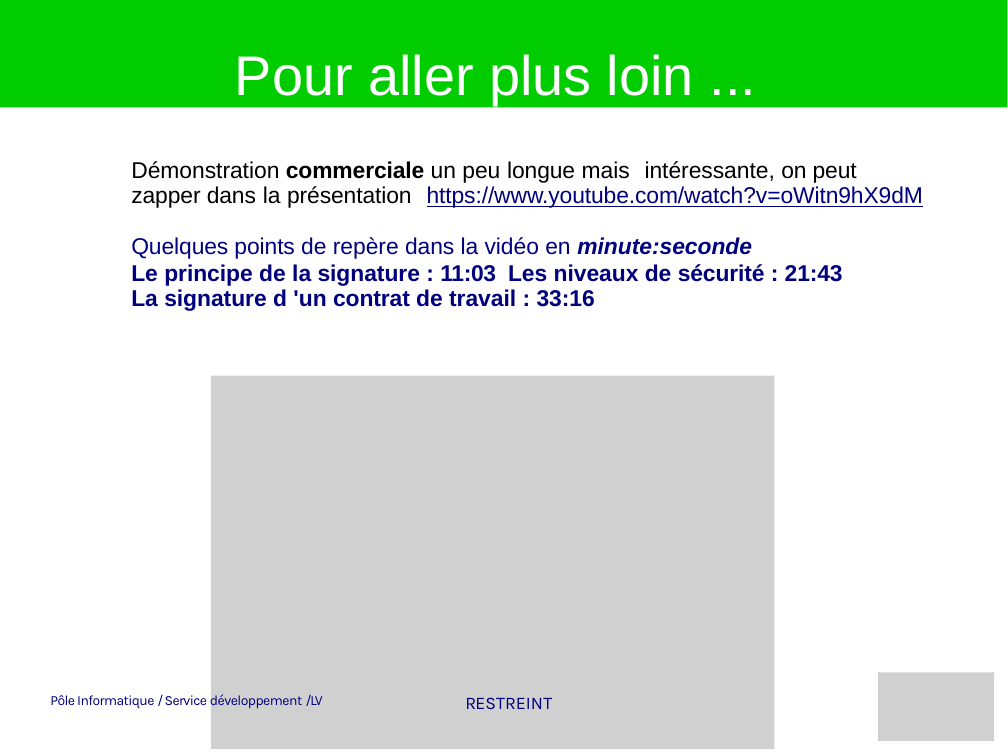
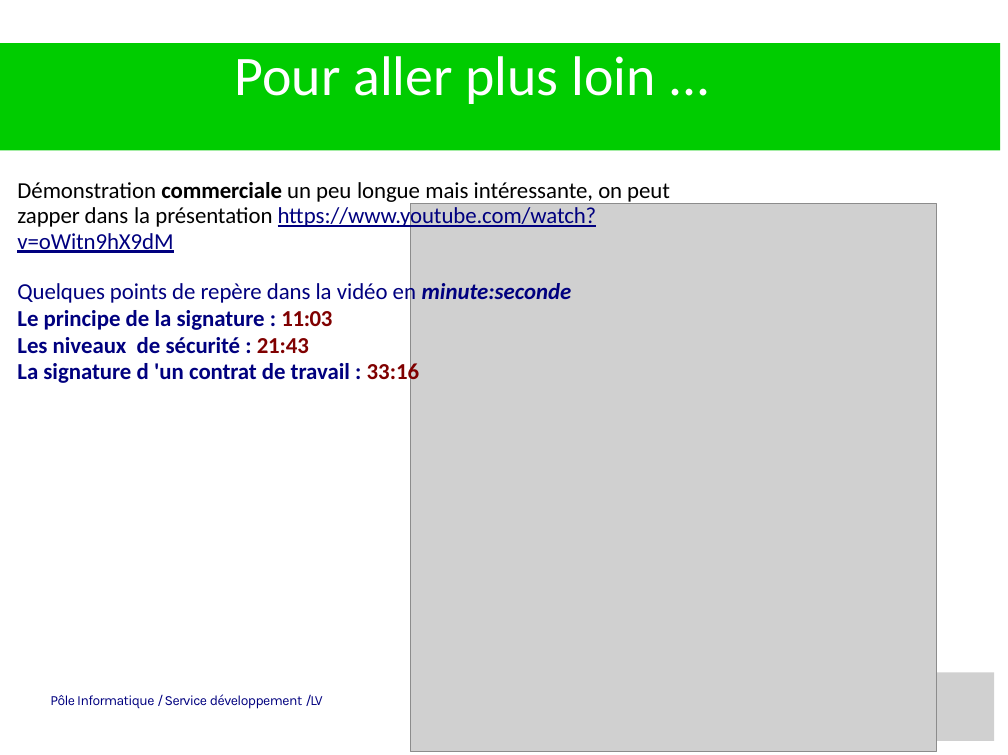
Before and after one commit to heylve/current, a slide deck: slide 12 of Presentations/la_signature_electronique_cest_quoi.odp (slide 13 before the commit). Drawn at 1008x755 pixels with LibreOffice and Linux fonts; fonts in the diff are those of the drawing; grey boxes stand for pictures; background and template pictures are left out. Boxes give left, top, right and bottom in pixels: in the first picture for what was removed or moved away, otherwise in the second. Text is boxed around its words. In the diff, an @@ line names an element or a change of style, - is before the commit and + after.

Commit message:
signature elect

```diff
--- a/Presentations/la_signature_electronique_cest_quoi.odp
+++ b/Presentations/la_signature_electronique_cest_quoi.odp
@@ freeform shape: place and size @@
-freeform shape at (0,0,1007,107)
+freeform shape at (0,43,1000,150)
@@ title "Pour aller plus loin ..." at (235,56,655,104): font Arial to Calibri @@
@@ text "Démonstration commerciale un peu longue ...": place and size @@
-text "Démonstration commerciale un peu longue ..." at (131,161,923,311)
+text "Démonstration commerciale un peu longue ..." at (17,182,670,385)
@@ text at (17,182,670,385): font Arial to Calibri in "Démonstration commerciale un peu longue mais intéressante, ...", "Quelques points de repère dans la vidéo ...", "La signature d 'un contrat de travail ..."; text colour #00007F to #800000 in "33:16" @@
@@ picture: place and size @@
-picture at (211,376,775,749)
+picture at (410,204,937,752)
@@ text at (17,310,332,353): text changed; font Arial to Calibri @@
-Le principe de la signature : 11:03 Les niveaux de sécurité : 21:43
+Le principe de la signature : 11:03
+Les niveaux de sécurité : 21:43
```
Also in this commit, not shown: 10 other slides changed, 1 slide added, 2 slides removed, 5 other files.
